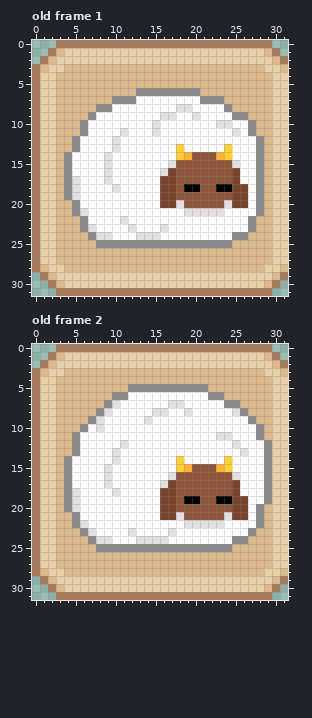
One commit to this pixel-art file: Aseprite/Sheep.aseprite. The picture above was drawn from the file before the commit.
32x32 pixels, 2 frames. Shown: old frame 1, old frame 2. The commit also changed other frames, which this record leaves out.
Now the later version:
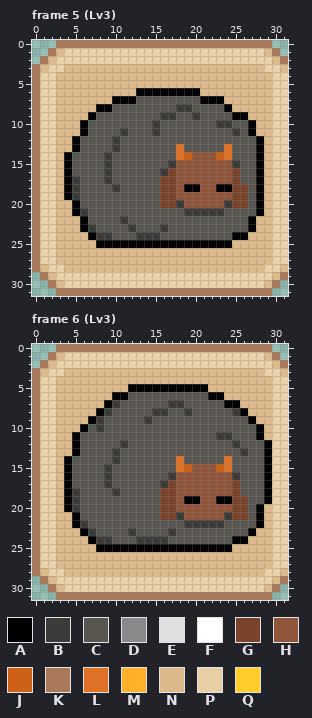
Palette (. is transparent): A #000000  B #3c3b39  C #595652  D #898989  E #dfdfdf  F #ffffff  G #79442b  H #8f563b  J #cc6117  K #aa7959  L #df7126  M #ffb12c  N #dcb98a  P #e8cfa6  Q #ffce2c
A new or re-ordered frame is compared with the old frame closest to it.
Edits made:
frames 2 -> 6
Frame 5 (Lv3) is new; against old frame 1, layer "Sheep":
y 6: x 13..20 DDDDDDDD -> AAAAAAAA
y 7: x 10..23 DDDFFFFFFFFDDD -> AAACCCCCCCCAAA
y 8: x 8..24 DDFFFFFFFFEEFFFFD -> AACCCCCCCCBBCCCCA
y 9: x 7..26 DFFFFFFFFEEFFEFFFFDD -> ACCCCCCCCBBCCBCCCCAA
y 10: x 6..27 DFFFFFFFFEFFFFFFFEEFFD -> ACCCCCCCCBCCCCCCCBBCCA
y 11: x 6..27 DFFFFEFFFEFFFFFFFFFEFD -> ACCCCBCCCBCCCCCCCCCBCA
y 12: x 5..28 DFFFFEFFFFFFFFFFFFFFFFFD -> ACCCCBCCCCCCCCCCCCCCCCCA
y 13: x 5..28 DFFFFEFFFFFFFQFFFFFQFFFD -> ACCCCBCCCCCCCLCCCCCLCCCA
y 14: x 4..19 DFFFFEFFFFFFFFQM -> ACCCCBCCCCCCCCLJ; x 23..28 MQFFFD -> JLCCCA
y 15: x 4..17 DFFFFEFFFFFFFE -> ACCCCBCCCCCCCB; x 25..28 EFFD -> BCCA
y 16: x 4..16 DFFFFEFFFFFFE -> ACCCCBCCCCCCB; x 26..28 FFD -> CCA
y 17: x 4..15 DEFFFEFFFFFF -> ABCCCBCCCCCC; x 26..28 FFD -> CCA
y 18: x 4..15 DEFFFFEFFFFF -> ABCCCCBCCCCC; x 27..28 FD -> CA
y 19: x 4..15 DEFFFFFFFFFF -> ABCCCCCCCCCC; x 27..28 FD -> CA
y 20: x 5..15 DFFFFFFFFFF -> ACCCCCCCCCC; x 18 E -> B; x 24 E -> B; x 27..28 FD -> CA
y 21: x 5..28 DEFFFFFFFFFFFFEEEEEFFFFD -> ABCCCCCCCCCCCCBBBBBCCCCA
y 22: x 6..27 DFFFFEFFFFFFFFFFFFFFFD -> ACCCCBCCCCCCCCCCCCCCCA
y 23: x 6..27 DEFFFFEFFFEFFFFFFFFFFD -> ABCCCCBCCCBCCCCCCCCCCA
y 24: x 7..26 DEEFFFEEEFFFFFFFFFDD -> ABBCCCBBBCCCCCCCCCAA
y 25: x 8..24 DDDDDDDDDDDDDDDDD -> AAAAAAAAAAAAAAAAA
Frame 6 (Lv3) is new; against old frame 2, layer "Sheep":
y 5: x 12..21 DDDDDDDDDD -> AAAAAAAAAA
y 6: x 10..23 DDFFFFFFFFFFDD -> AACCCCCCCCCCAA
y 7: x 9..25 DEFFFFFFEEFFFFFDD -> ABCCCCCCBBCCCCCAA
y 8: x 8..26 DEFFFFFEEFFEFFFFFED -> ABCCCCCBBCCBCCCCCBA
y 9: x 7..27 DEFFFFFEFFFFFFFFFFFFD -> ABCCCCCBCCCCCCCCCCCCA
y 10: x 6..28 DFEFFFFFFFFFFFFFFFFFFFD -> ACBCCCCCCCCCCCCCCCCCCCA
y 11: x 5..28 DFFFFFFFFFFFFFFFFFEEFFFD -> ACCCCCCCCCCCCCCCCCBBCCCA
y 12: x 5..29 DFFFFFEFFFFFFFFFFFFFEFFFD -> ACCCCCBCCCCCCCCCCCCCBCCCA
y 13: x 5..29 DFFFFEFFFFFFFFFFFFFFFEFFD -> ACCCCBCCCCCCCCCCCCCCCBCCA
y 14: x 4..29 DFFFFFEFFFFFFFQFFFFFQFFFFD -> ACCCCCBCCCCCCCLCCCCCLCCCCA
y 15: x 4..19 DFFFFEFFFFFFFFQM -> ACCCCBCCCCCCCCLJ; x 23..29 MQFFFFD -> JLCCCCA
y 16: x 4..17 DFFFFEFFFFFFFE -> ACCCCBCCCCCCCB; x 25..29 EFFFD -> BCCCA
y 17: x 4..16 DFFFFEFFFFFFE -> ACCCCBCCCCCCB; x 26..29 FFFD -> CCCA
y 18: x 4..15 DEFFFFEFFFFF -> ABCCCCBCCCCC; x 26..29 FFFD -> CCCA
y 19: x 4..15 DEFFFFFFFFFF -> ABCCCCCCCCCC; x 27..29 FFD -> CCA
y 20: x 4..15 DEFFFFFFFFFF -> ABCCCCCCCCCC; x 27..28 FD -> CA
y 21: x 5..15 DFFFFFFFFFF -> ACCCCCCCCCC; x 18 E -> B; x 24 E -> B; x 27..28 FD -> CA
y 22: x 5..28 DEFFFFFFFFFFFFEEEEEFFFFD -> ABCCCCCCCCCCCCBBBBBCCCCA
y 23: x 6..27 DEFFFFEFFFFEFFFFFFFFFD -> ABCCCCBCCCCBCCCCCCCCCA
y 24: x 7..26 DEEFFFEEEEFFFFFFFFDD -> ABBCCCBBBBCCCCCCCCAA
y 25: x 8..24 DDDDDDDDDDDDDDDDD -> AAAAAAAAAAAAAAAAA
